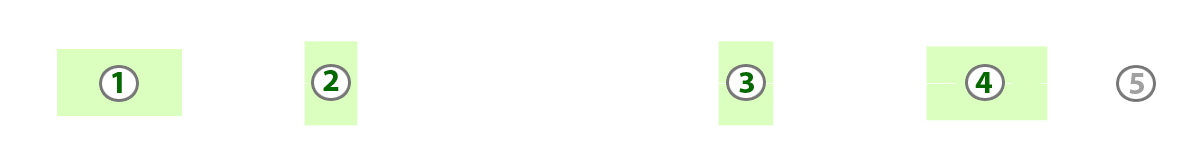
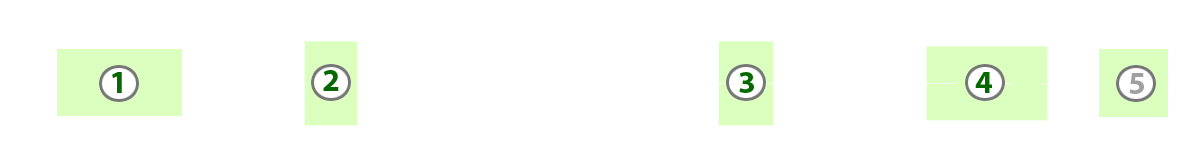
The second 1200 x 165 image is a revision of the first. Changes to its layers:
showed "impulsor_sucess" over 1099, 49, 1168, 117
